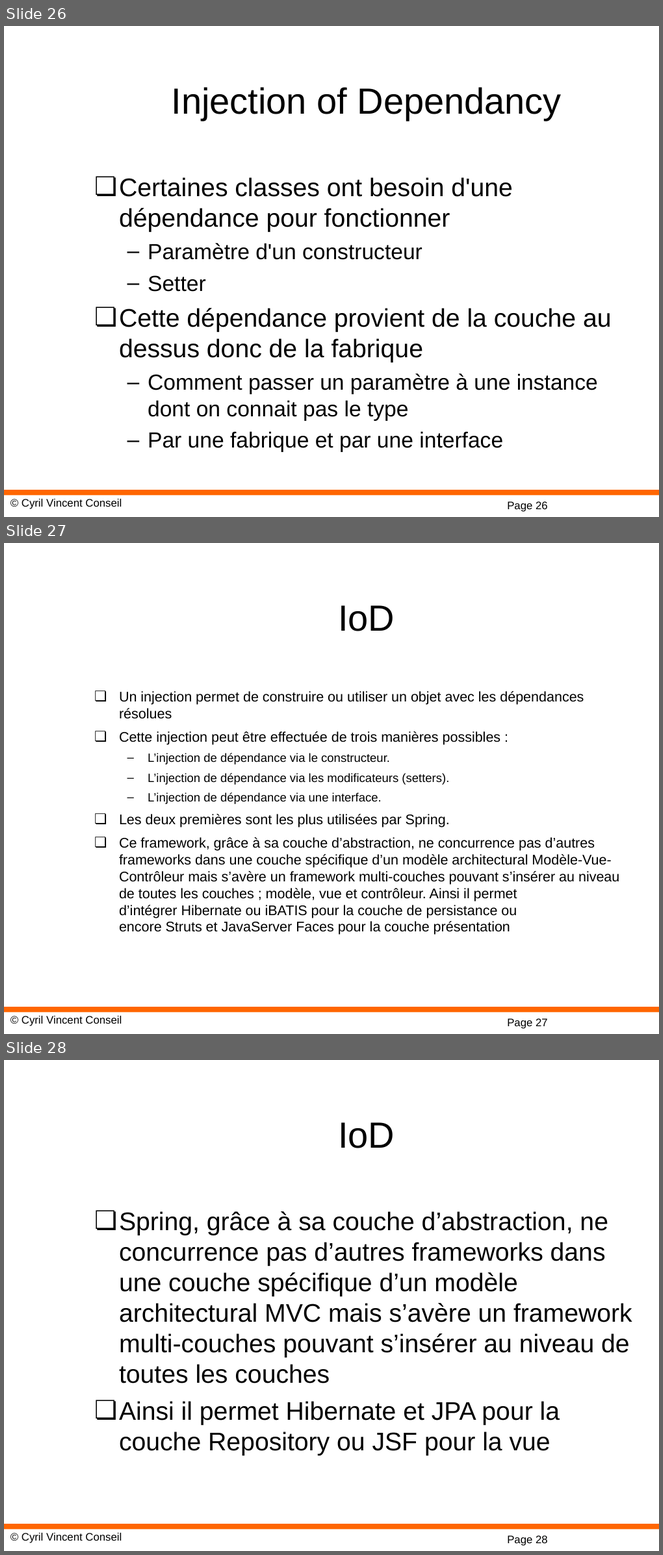
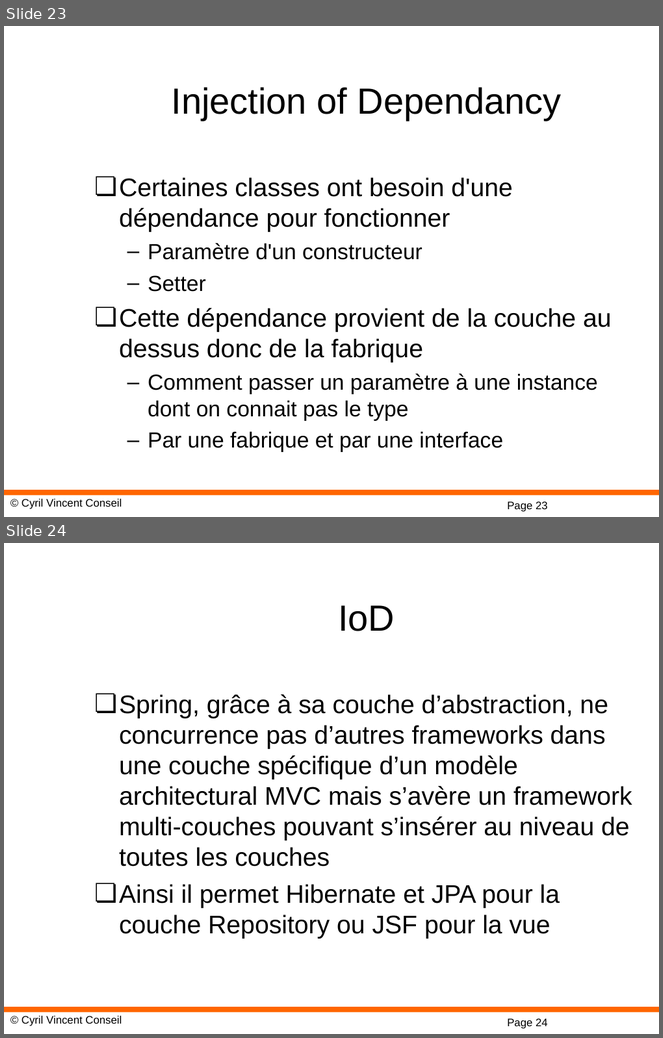
Before and after one commit to cyrilvincent/spring, a slide deck: ppt/02-DesignPattern.ppt. Shown one above the other, each under a label of ours: slides 26, 27 and 28 before the commit, slides 23 and 24 after it. The pictures are 663x1555 and 663x1038 pixels, drawn with LibreOffice and Linux fonts; fonts in the diff are those of the drawing; background and template pictures are left out. Boxes give left, top, right and bottom in pixels: in the first picture for what was removed or moved away, otherwise in the second. Text is boxed around its words. In the diff, an @@ line names an element or a change of style, - is before the commit and + after.

```diff
--- a/ppt/02-DesignPattern.ppt
+++ b/ppt/02-DesignPattern.ppt
@@ slide 27 removed at bbox=[4, 543, 659, 1034], background #FFFFFF; not listed: 3 template elements that a slide beside it also shows @@
@@ title removed at bbox=[338, 605, 395, 631] @@
-IoD
@@ text removed at bbox=[119, 691, 620, 935] @@
-❏ Un injection permet de construire ou utiliser un objet avec les dépendances résolues
-❏ Cette injection peut être effectuée de trois manières possibles :
-  – L’injection de dépendance via le constructeur.
-  – L’injection de dépendance via les modificateurs (setters).
-  – L’injection de dépendance via une interface.
-❏ Les deux premières sont les plus utilisées par Spring.
-❏ Ce framework, grâce à sa couche d’abstraction, ne concurrence pas d’autres frameworks dans une couche spécifique d’un modèle architectural Modèle-Vue-Contrôleur mais s’avère un framework multi-couches pouvant s’insérer au niveau de toutes les couches ; modèle, vue et contrôleur. Ainsi il permet d’intégrer Hibernate ou iBATIS pour la couche de persistance ou encore Struts et JavaServer Faces pour la couche présentation
@@ what was slide 26 is now slide 23 @@
@@ page number at bbox=[507, 502, 548, 512]: text changed @@
-Page 26
+Page 23
@@ what was slide 28 is now slide 24 @@
@@ page number at bbox=[507, 1019, 548, 1029]: text changed @@
-Page 28
+Page 24
```
Also in this commit, not shown: 3 slides added, 6 other slides removed, 28 other files.
